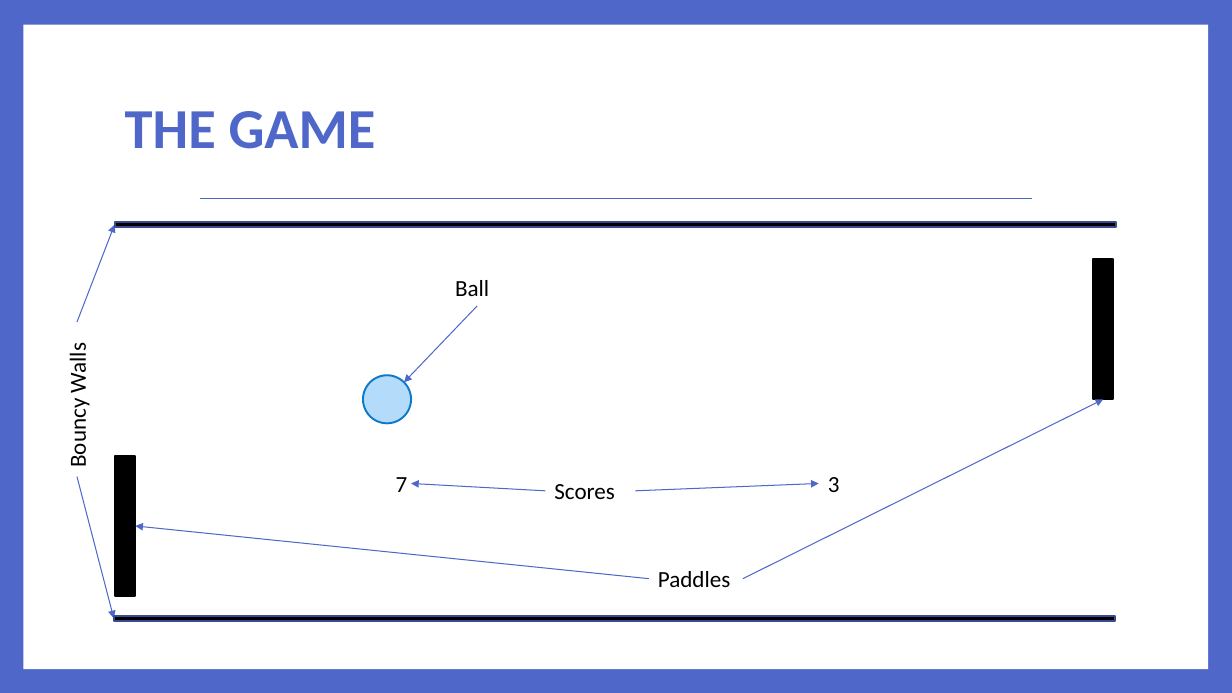
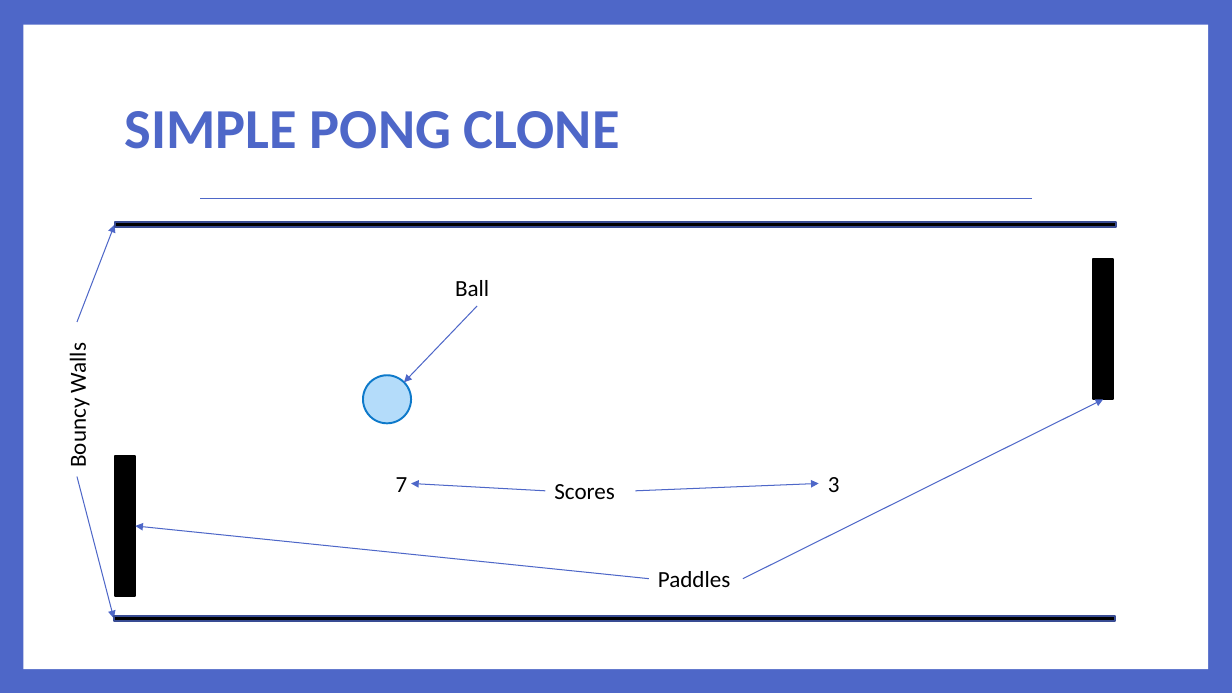
Before and after one commit to lefticus/presentations, a slide deck: slide 9 of RichCodeForTinyMachines/Rich Code For Tiny Computers.pptx (slide 8 before the commit). Drawn at 1232x693 pixels with LibreOffice and Linux fonts; fonts in the diff are those of the drawing. Boxes give left, top, right and bottom in pixels: in the first picture for what was removed or moved away, otherwise in the second. Text is boxed around its words. In the diff, an @@ line names an element or a change of style, - is before the commit and + after.

```diff
--- a/RichCodeForTinyMachines/Rich Code For Tiny Computers.pptx
+++ b/RichCodeForTinyMachines/Rich Code For Tiny Computers.pptx
@@ title at bbox=[125, 111, 620, 149]: text changed @@
-THE GAME
+SIMPLE PONG CLONE
```
Also in this commit, not shown: 3 other slides changed, 1 slide added, 1 slide removed, 6 other files.
